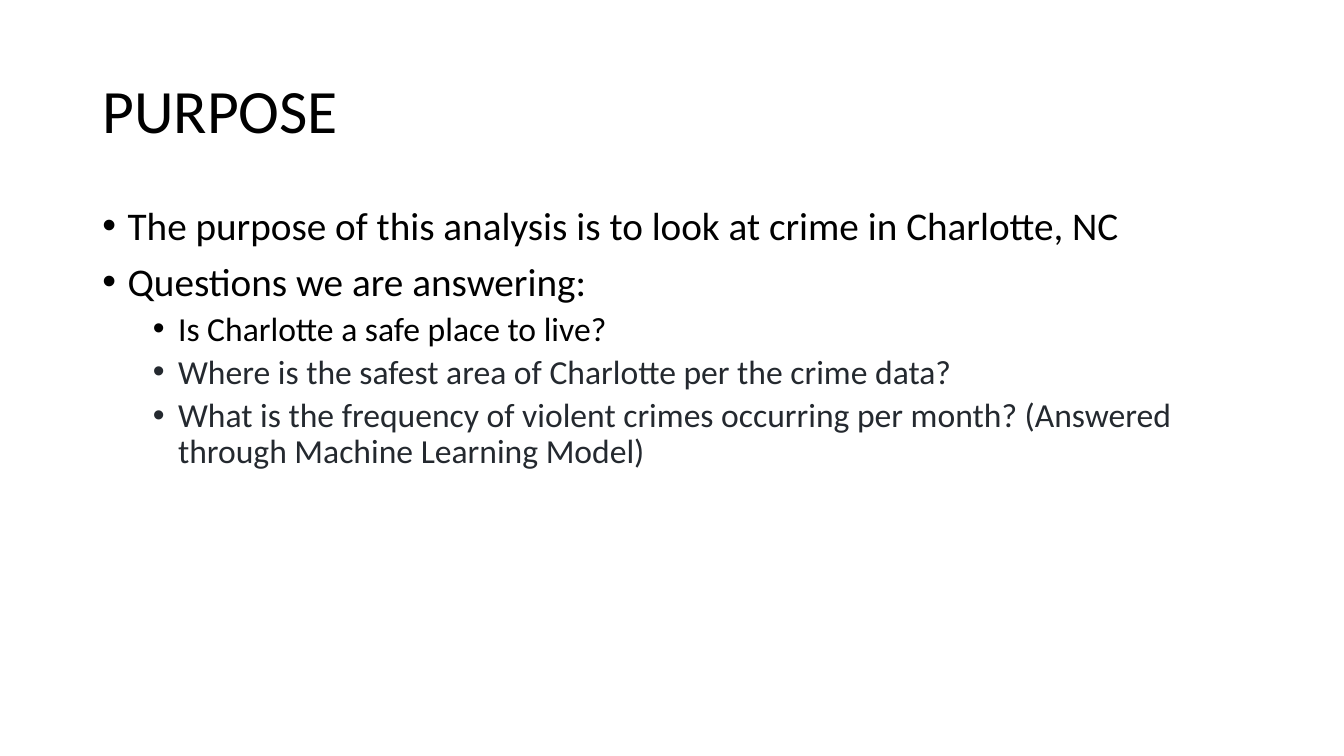
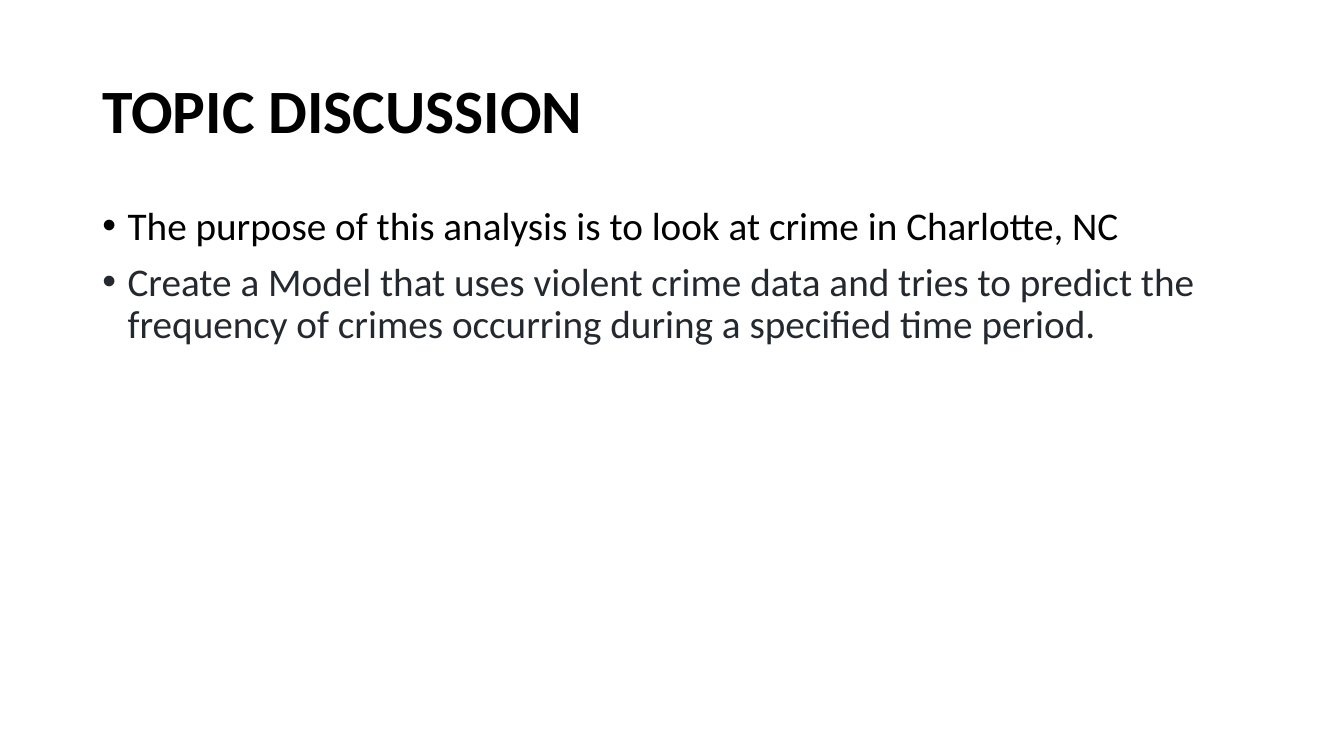
Before and after one commit to Kcav18/Final_Project, a slide deck: slide 2 of Final Presentation.pptx. Drawn at 1344x756 pixels with LibreOffice and Linux fonts; fonts in the diff are those of the drawing. Boxes give left, top, right and bottom in pixels: in the first picture for what was removed or moved away, otherwise in the second. Text is boxed around its words. In the diff, an @@ line names an element or a change of style, - is before the commit and + after.

```diff
--- a/Final Presentation.pptx
+++ b/Final Presentation.pptx
@@ title at bbox=[102, 92, 583, 134]: text changed; bold on @@
-PURPOSE
+TOPIC DISCUSSION
@@ text at bbox=[128, 268, 1194, 345]: text changed; size 24 to 28 pt @@
-• Questions we are answering:
-  • Is Charlotte a safe place to live?
-  • Where is the safest area of Charlotte per the crime data?
-  • What is the frequency of violent crimes occurring per month? (Answered through Machine Learning Model)
+• Create a Model that uses violent crime data and tries to predict the frequency of crimes occurring during a specified time period.
```
Also in this commit, not shown: 4 other slides changed, 3 slides added.
